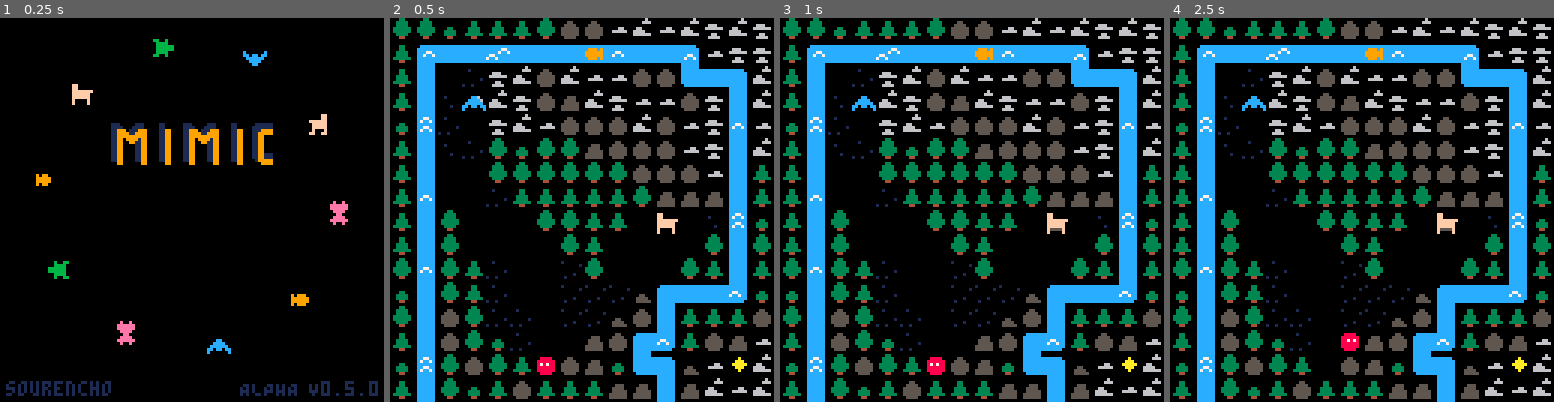
Above: before the commit, frames 1-4 (left to right).
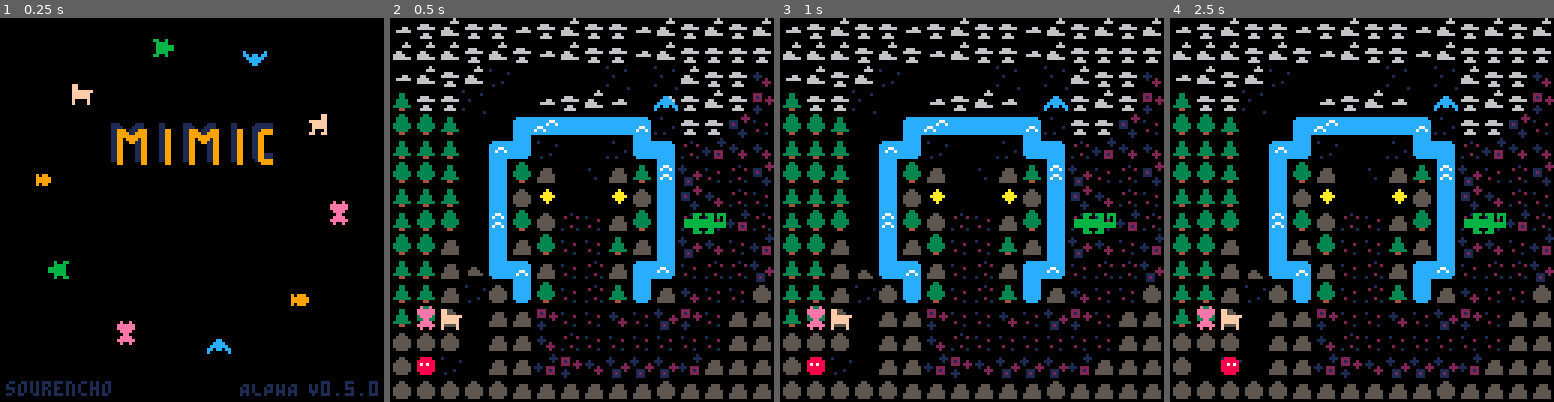
Above: after the commit, the same moments.

Repository: sourencho/mimic
Game: PICO-8 cartridge mimic.p8
The game is run twice, just before and just after one commit, with the same random seed, the same clock (stepped at 60 frames per second) and the same inputs.
Inputs:
- Up to frame 1 (0.25 s): no input
- Up to frame 2 (0.5 s): tap X (X key) at 0.33 s
- Up to frame 3 (1 s): tap O (Z key) at 0.7 s
- Up to frame 4 (2.5 s): tap X (X key) at 1.07, 1.85 s; hold Right 1.6-2.1 s; tap O (Z key) at 1.7, 2.1 s; hold Up 2.15-2.42 s; hold Right from 2.47 s (still down)

Frame 1 is identical in both runs. In frame 2, 45% of the frame differs, in the area x 0-100%, y 0-100%; in frame 3, 44%; in frame 4, 45%.

Commit message:
Hacky solution to bug where player pattern wouldn't match correctly with two smaller animals

Diff:
--- a/mimic.p8
+++ b/mimic.p8
@@ -9,7 +9,7 @@
 -- DATA
 
 -- SETTINGS
-start_level = 10
+start_level = 15
 last_level = 15
 level_count = last_level + 1
 skip_tutorial = true
@@ -1061,25 +1061,37 @@
             for pair_shape_key, pat in pairs(shape_keys) do
                 if shape_key == pair_shape_key then
                     local maybe_player, other = maybe_get_player_and_other(a1, a2)
+                    local pat_1, pat_2 = pat, a.pattern
+                    local pat_size, pat_start = #maybe_player.pattern, get_pattern_index(maybe_player)
                     if can_mimic({a, a1, a2}) and
-                       can_trans(a1, a2) and
-                       is_mimic(pat, a.pattern, #maybe_player.pattern, maybe_player.t % #maybe_player.pattern + 1)
+                       can_trans(a1, a2)
                     then
-                        if maybe_player.is_player then
-                            -- small actor and player into big player
-                            local new_pos = {x = min(maybe_player.pos.x, other.pos.x), y = maybe_player.pos.y}
-                            transform_player(maybe_player, a, new_pos)
-                            to_del = {other}
-                        elseif a.is_player then
-                            -- big player into two small players
-                            to_add, to_del = transform_big_player(a, a1, a2)
-                        elseif (#a.comp < 3) then
-                            -- two small actors into one big actor
-                            to_add, to_del = merge_into_big_animal(a, a1, a2)
+                        if a.is_player then
+                            -- shifting the pattern here is an shameless hack ... my brain hurts
+                            -- and its too hard to refactor the `update_big_pattern` code to
+                            -- run after actors move but _before_ we update the a.t value
+                            -- its also weird that using a.t here works but get_pattern_index(a)
+                            -- does not ... the mod code is kinda messed up ... rip
+                            pat_1, pat_2 = a.pattern, shift_pattern(pat, #pat)
+                            pat_size, pat_start = #a.pattern, a.t
                         end
-                        actors_to_add = table_concat(actors_to_add, to_add)
-                        actors_to_del = table_concat(actors_to_del, to_del)
-                        goto cont
+                        if is_mimic(pat_1, pat_2, pat_size, pat_start) then
+                            if maybe_player.is_player then
+                                -- small actor and player into big player
+                                local new_pos = {x = min(maybe_player.pos.x, other.pos.x), y = maybe_player.pos.y}
+                                transform_player(maybe_player, a, new_pos)
+                                to_del = {other}
+                            elseif a.is_player then
+                                -- big player into two small players
+                                to_add, to_del = transform_big_player(a, a1, a2)
+                            elseif (#a.comp < 3) then
+                                -- two small actors into one big actor
+                                to_add, to_del = merge_into_big_animal(a, a1, a2)
+                            end
+                            actors_to_add = table_concat(actors_to_add, to_add)
+                            actors_to_del = table_concat(actors_to_del, to_del)
+                            goto cont
+                        end
                     end
                 end
             end
@@ -1108,15 +1120,19 @@
     return reverse
 end
 
-function shift_pattern_halfway(pattern)
+function shift_pattern(pattern, len)
     shifted = {}
-    local half_len = #pattern / 2.0 - 1
     for i = 1,#pattern do
         shifted[i] = {}
-        shifted[i].x = pattern[((i + half_len) % #pattern) + 1].x
-        shifted[i].y = pattern[((i + half_len) % #pattern) + 1].y
+        shifted[i].x = pattern[((i + len) % #pattern) + 1].x
+        shifted[i].y = pattern[((i + len) % #pattern) + 1].y
     end
     return shifted
+end
+
+function shift_pattern_halfway(pattern)
+    local half_len = #pattern / 2.0 - 1
+    return shift_pattern(pattern, half_len)
 end
 
 -- given a pattern returns the concat of the pattern and its inverted reverse
@@ -1226,8 +1242,6 @@
 
 -- currently hardcoded to only work for shape {2,1}
 function merge_into_big_animal(a, o1, o2)
-    debug.print("merge_into_big")
-
     -- make sure o1 is pointing to the top_left one
     local tmp = o1
     if (o1.pos.x > o2.pos.x or o1.pos.y > o2.pos.y) then
@@ -1299,7 +1313,6 @@
 end
 
 function merge_animals(a, b)
-    debug.print("merge_small")
     local merged_move_abilities = table_concat(a.move_abilities, b.move_abilities)
     a.move_abilities = copy_table(merged_move_abilities)
     b.move_abilities = copy_table(merged_move_abilities)
@@ -1374,11 +1387,7 @@
     local fit_len = #fit_pattern
     -- start matching pattern from fit pattern length back from current player pattern index (wrapped)
     local start_i = ((in_pattern_start - fit_len + in_pattern_size - 1) % in_pattern_size) + 1
-    if patterns_match(in_pattern, fit_pattern, start_i) then
-        return true
-    else
-        return false
-    end
+    return patterns_match(in_pattern, fit_pattern, start_i)
 end
 
 -- get the postitions of the tiles the actor's pattern covers
@@ -1945,6 +1954,13 @@
 end
 
 -- == DEBUG pico-kit ==
+
+function debug_print_big()
+    for k,v in pairs(animal_big_patterns) do
+        debug.print(k[1].display_name..".."..k[2].display_name)
+        debug.print(v)
+    end
+end
 
 debug = {}
 printh("",DEBUG_OUT_FILE,true)
@@ -2457,16 +2473,16 @@
 417041414141424363437241414141416161616061616161616160614748784861574171637350734343505067484973414141417e4141414141416f4141414141514141414141514141415241414171616161606051515e6e576161617b6061504141414141414141414141414141504373637342414141417241727363636e
 417041414141736363734341414141416160616162616061616161615760606061577018736350517363434350635773414141414141417241414141414142417041415041427051524141704152414160615a60605151505e67784848696170504141414141414141414141414141506163637241414363734341186373634e
 4141414141634317436363634241414148784849611561474878484957606061627b7141637343505050735043637a43414141414141414141414141414141414151417151505051714151514141414160607b6060515e5e7e7e4f6e7e57614150414141414141414141414141414150606061414147784848484c7163635e7e
-424141414373636351504363434141416060615761616157515050676d6061616157707160626060515050504363577372415050505050505050505050504141415251505e6e512751507e4f52504141606167487948496e5e6e6e7e4f7a60715041414141414141414141414141415061616141776c4241417167496f5f6e5e
-41414141636343515050517373414141606061677948486d51616161606070616157414160606060606050505043576141415005726060606e6f7e5e7e504141506e7e51514e7e4e7e6f6e51505172416060616061606778496e6e6e6f6749605041414141414141414141414141415060606141576051417051617b4f7e5f5e
-4141417351525151515150515263414261616051505150515141714172414161617a414171616161616160515151576141415071416060605f7e6e7e6e50417042514e7e516f6f6e6f6e5f507e4e51416060724141706060577e4e6e6e6e674c504141414141414141414141414141506161614157504041414050575e5f4e7e
-414152515151515152515151515052516051515150505150514170414141416161576041414160606161412841707b6241415041706060607e6e5e6e405041414150515e7e5f7e6e4e6f7e4e6e5041416161416151417151576f4f6e7e6e6f5750414141414141414141414141414150616060417b60506f5e516057197e5f6f
-51505161616061616061616061515151615151505051505147784a41414172616157604141414160614141414160576041415070726015606e096e6f7e504141417151506e7e5f707e5f6e505070414160604160515241476d7e096f6e47486c5041414141414e4e4e4e414141414150606051415751606e7e6151574f5f4e5f
-5151606142414170414141706061606151515152514748486d41414172416161607a6061714141426041414160615761704150505050505050505050505041415142515f7e407e6e6e7e7e505142414160617161504172577e4e7e6e6e7b616050414141414e5f5e5f4e5f414141415061615152674c615e7e60476d7e4e6e4f
-505061414162414141424170416161615152275052576170414171414141606162576061714141424242524748486d62414141414141414141414141414141414150515e7e6f7e096e6f6f7e5141507160604115275151576f6e406f6e57614150414141414e5e5f5e4e41414141415061615142504b604e6f614b514e7e7e50
-5150617141606141515041417005506051515151517a614162414141417261616057506071714142425250576161615041416f414171414141414141414241414170517e5f5e4f4e7e5f7e6e51514141617170606151517b6e6e6e6e6f57617150414141414e5f5e5f4e414141414150611527415151516e6f5151514e7e5151
-516161606160724151424141705151615140515151674961426241417141606161575060627141415150476d61505143414141414141414141417e414141414141515f6e5152504f5051515e7e514150600542616051476848494e6e476c60415041414141414e4e5f4e414141414150505050415151516f4e51514e4e7e5151
-6160606061156151275150515151526051515151515157610561606041416160627b60506061055051626749524340734141414141414141704141414141414150526e507071505241517051517051706061616151507a6160576f476d61614150054141414141414141414141414150500542415151516f7e7e7e7e7e515151
+424141414373636351504363434141416060615761616157515050676d6061616157707160626060515050504363577372415050505050505050505050504141415251505e6e512751507e4f52504141606167487948496e5e6e6e7e4f7a60715041414141414141414141414141415061616141776c4241417167496f5f6e6e
+41414141636343515050517373414141606061677948486d51616161606070616157414160606060606050505043576141415005726060606e6f7e5e7e504141506e7e51514e7e4e7e6f6e51505172416060616061606778496e6e6e6f6749605041414141417373734e4e414141415060606141576051417051617b4f7e6f5e
+4141417351525151515150515263414261616051505150515141714172414161617a414171616161616160515151576141415071416060605f7e6e7e6e50417042514e7e516f6f6e6f6e5f507e4e51416060724141706060577e4e6e6e6e674c5041414141187373734e4e41414141506161614157504041414050575e6e6f7e
+414152515151515152515151515052516051515150505150514170414141416161576041414160606161412841707b6241415041706060607e6e5e6e405041414150515e7e5f7e6e4e6f7e4e6e5041416161416151417151576f4f6e7e6e6f575041414141417373414e4e4141414150616060417b60506f7e516057197e5f6f
+51505161616061616061616061515151615151505051505147784a41414172616157604141414160614141414160576041415070726015606e096e6f7e504141417151506e7e5f707e5f6e505070414160604160515241476d7e096f6e47486c5060514141414e4e4e4e4e4141414150606051415751607e7e6151574f6e7e5f
+5151606142414170414141706061606151515152514748486d41414172416161607a6061714141426041414160615761704150505050505050505050505041415142515f7e407e6e6e7e7e505142414160617161504172577e4e7e6e6e7b616050605141414e5f5e5f4e5f414141415061615152674c517e6f51476d7e6f6f4f
+505061414162414141424170416161615152275052576170414171414141606162576061714141424242524748486d62414141414141414141414141414141414150515e7e6f7e096e6f6f7e5141507160604115275151576f6e406f6e57614150605141414e5e5f5e4e41414141415061615142504b607e6f614b516e7e7e50
+5150617141606141515041417005506051515151517a614162414141417261616057506071714142425250576161615041416f414171414141414141414241414170517e5f5e4f4e7e5f7e6e51514141617170606151517b6e6e6e6e6f57617150152741414e5f5e194e4141414141506115274151514e7e7e6e7e4f4e7e5151
+516161606160724151424141705151615140515151674961426241417141606161575060627141415150476d61505143414141414141414141417e414141414141515f6e5152504f5051515e7e514150600542616051476848494e6e476c60415041414141414e4e5f4e4141414141505050504151516e6f7e7e7e7e7e7e5151
+6160606061156151275150515151526051515151515157610561606041416160627b60506061055051626749524340734141414141414141704141414141414150526e507071505241517051517051706061616151507a6160576f476d616141500541414141414141414141414141505005424151515f4e6e4f4f4f5f515151
 606161606161515151515050505051525150505250507a6060606060606060606157606261506161615151575173437341414141414141414141414141414141714151424141504141714151414141416061615150515761616a486c616141705050505050515151515151505151515150505050505151515151515051515151
 
 
